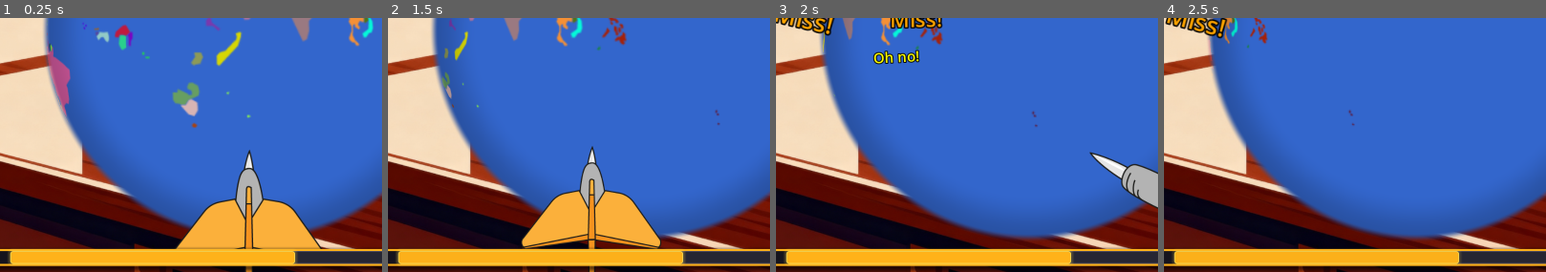
Above: before the commit, frames 1-4 (left to right).
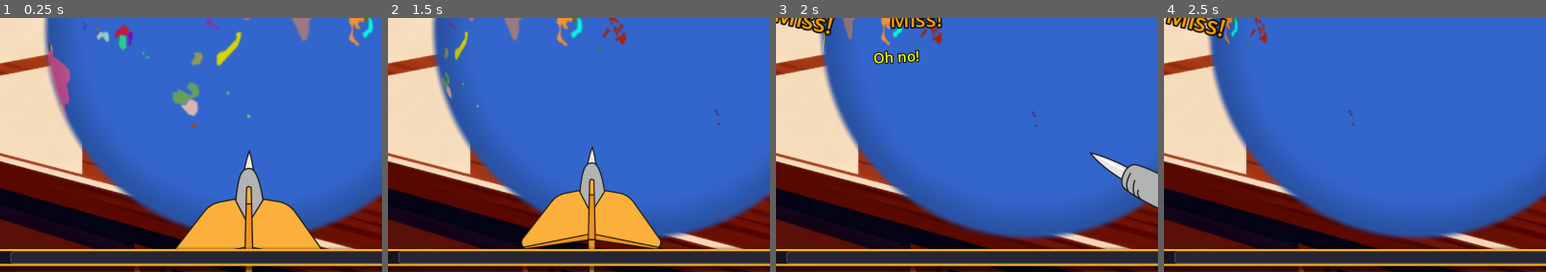
Above: after the commit, the same moments.

Repository: Balatzar/CountryCollector
Game: Godot game, scene res://Scenes/Game.tscn
Two runs of this game, one before a commit and one after it. Both use one fixed random seed, a clock stepped at 60 frames per second and the inputs below.
Inputs (mouse positions are % of the whole screen's width and height, from its top left):
- Up to frame 1 (0.25 s): no input
- Up to frame 2 (1.5 s): tap Enter at 0.5 s; move the mouse to (72, 45) at 0.52 s; click (72, 45) at 0.67 s; tap Space at 0.77 s; move the mouse to (30, 55) at 1.27 s; click (30, 55) at 1.42 s
- Up to frame 3 (2 s): tap Space at 1.52 s
- Up to frame 4 (2.5 s): move the mouse to (60, 28) at 2.02 s; click (60, 28) at 2.17 s
The pictures show only the part of the screen within x 17-67%, y 49-99%; the shares and areas given below are measured in that part.

The runs differ from the first frame. In frame 1, 4.0% of the frame differs, in the area x 2-78%, y 91-97%; in frame 2, 4.0%; in frame 3, 4.0%; in frame 4, 4.0%.

Commit message:
Hook level and xp to statee

Diff:
--- a/Scenes/xb_bar.gd
+++ b/Scenes/xb_bar.gd
@@ -5,6 +5,7 @@
 # Node references
 @onready var xp_progress_bar: ProgressBar = $XPPanel/XPHBox/XPProgressBar
 @onready var xp_panel: PanelContainer = $XPPanel
+@onready var xp_label: Label = $XPPanel/XPHBox/XPLabel
 
 # XP bar animation state
 var shimmer_time: float = 0.0
@@ -18,8 +19,15 @@
 	xp_panel.pivot_offset = xp_panel.size / 2.0
 	xp_panel.resized.connect(_on_xp_panel_resized)
 
+	# Connect to GameState signals
+	GameState.xp_changed.connect(_on_xp_changed)
+	GameState.level_up.connect(_on_level_up)
+
 	# Setup XP bar animations
 	_setup_xp_bar()
+
+	# Initialize progress bar with current XP
+	_update_xp_display()
 
 
 func _process(delta: float) -> void:
@@ -55,9 +63,33 @@
 	tween.tween_property(xp_panel, "modulate:a", 1.0, 1.0).set_ease(Tween.EASE_IN_OUT).set_trans(Tween.TRANS_SINE)
 
 
+func _on_xp_changed(current_xp: int, current_level: int) -> void:
+	"""Handle XP change from GameState"""
+	# Update level label
+	xp_label.text = "Level %d" % current_level
+
+	# Calculate percentage for progress bar (0-100)
+	var xp_percentage: float = (float(current_xp) / float(GameState.XP_PER_LEVEL)) * 100.0
+	animate_xp_gain(xp_percentage)
+
+
+func _on_level_up(new_level: int) -> void:
+	"""Handle level up from GameState"""
+	animate_xp_level_up()
+
+
+func _update_xp_display() -> void:
+	"""Update the XP bar to show current XP without animation"""
+	# Update level label
+	xp_label.text = "Level %d" % GameState.level
+
+	# Update progress bar
+	var xp_percentage: float = (float(GameState.xp) / float(GameState.XP_PER_LEVEL)) * 100.0
+	xp_progress_bar.value = xp_percentage
+
+
 func animate_xp_gain(new_value: float) -> void:
-	"""Animate the XP bar filling to a new value
-	Call this function when XP increases (not connected to game logic yet)"""
+	"""Animate the XP bar filling to a new value"""
 	# Smooth fill animation
 	var tween := create_tween()
 	tween.tween_property(xp_progress_bar, "value", new_value, 0.5).set_ease(Tween.EASE_OUT).set_trans(Tween.TRANS_CUBIC)
@@ -68,8 +100,7 @@
 
 
 func animate_xp_level_up() -> void:
-	"""Celebration animation when XP bar reaches 100%
-	Call this function when player levels up (not connected to game logic yet)"""
+	"""Celebration animation when player levels up"""
 
 	# Flash effect
 	var flash_tween := create_tween()
